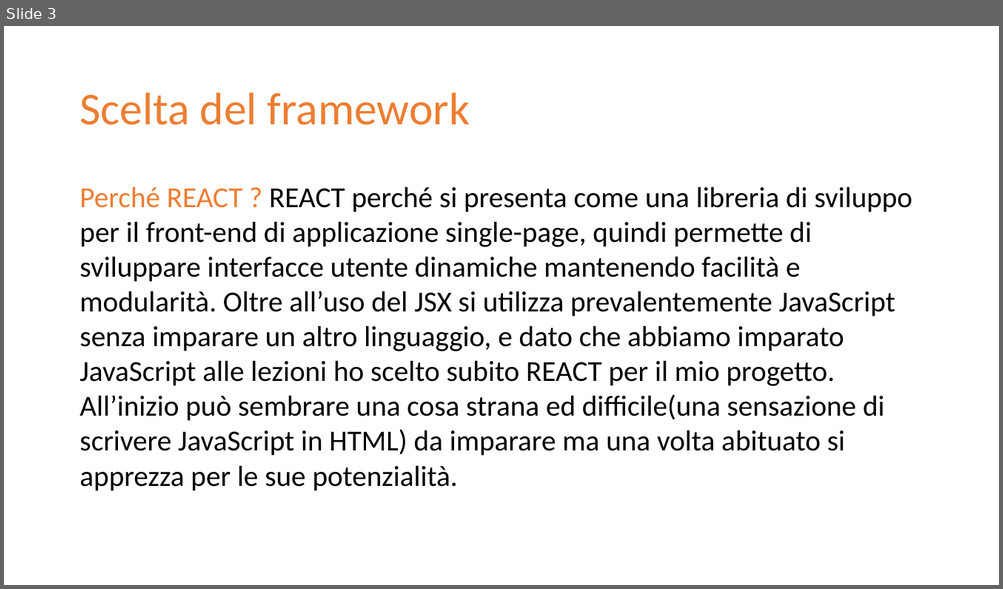
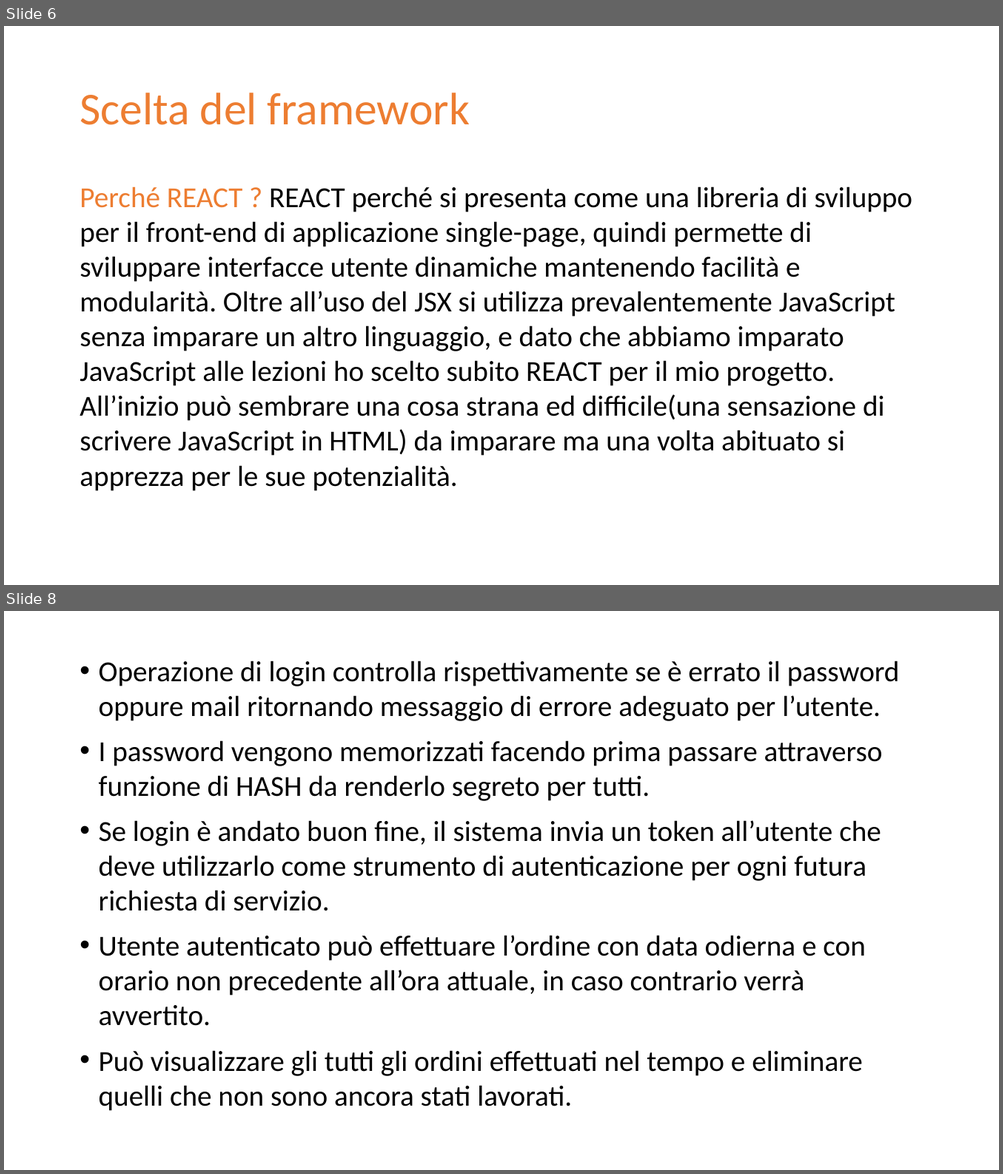
Before and after one commit to WengAnqing/Progetto-IT, a slide deck: Progetto IT.pptx. Shown one above the other, each under a label of ours: slide 3 before the commit, slides 6 and 8 after it; the slides between them are not shown. The pictures are 1003x589 and 1003x1174 pixels, drawn with LibreOffice and Linux fonts; fonts in the diff are those of the drawing. Boxes give left, top, right and bottom in pixels: in the first picture for what was removed or moved away, otherwise in the second. Text is boxed around its words. In the diff, an @@ line names an element or a change of style, - is before the commit and + after.

```diff
--- a/Progetto IT.pptx
+++ b/Progetto IT.pptx
@@ slide 8 added at [4,611,999,1170], background #FFFFFF @@
@@ text added at [99,661,899,1111], 28 pt, text #000000 @@
+• Operazione di login controlla rispettivamente se è errato il password oppure mail ritornando messaggio di errore adeguato per l’utente.
+• I password vengono memorizzati facendo prima passare attraverso funzione di HASH da renderlo segreto per tutti.
+• Se login è andato buon fine, il sistema invia un token all’utente che deve utilizzarlo come strumento di autenticazione per ogni futura richiesta di servizio.
+• Utente autenticato può effettuare l’ordine con data odierna e con orario non precedente all’ora attuale, in caso contrario verrà avvertito.
+• Può visualizzare gli tutti gli ordini effettuati nel tempo e eliminare quelli che non sono ancora stati lavorati.
@@ what was slide 3 is now slide 6 @@
```
Also in this commit, not shown: 3 slides changed, 4 other slides added.
